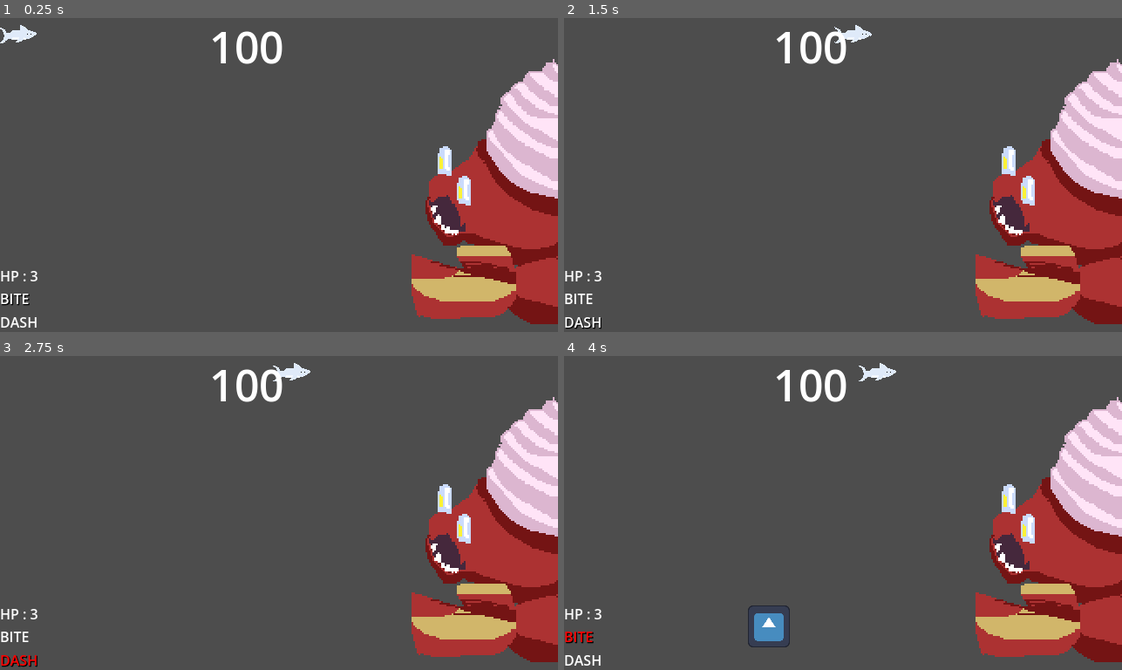
Above: before the commit, frames 1-4 (two rows, left to right).
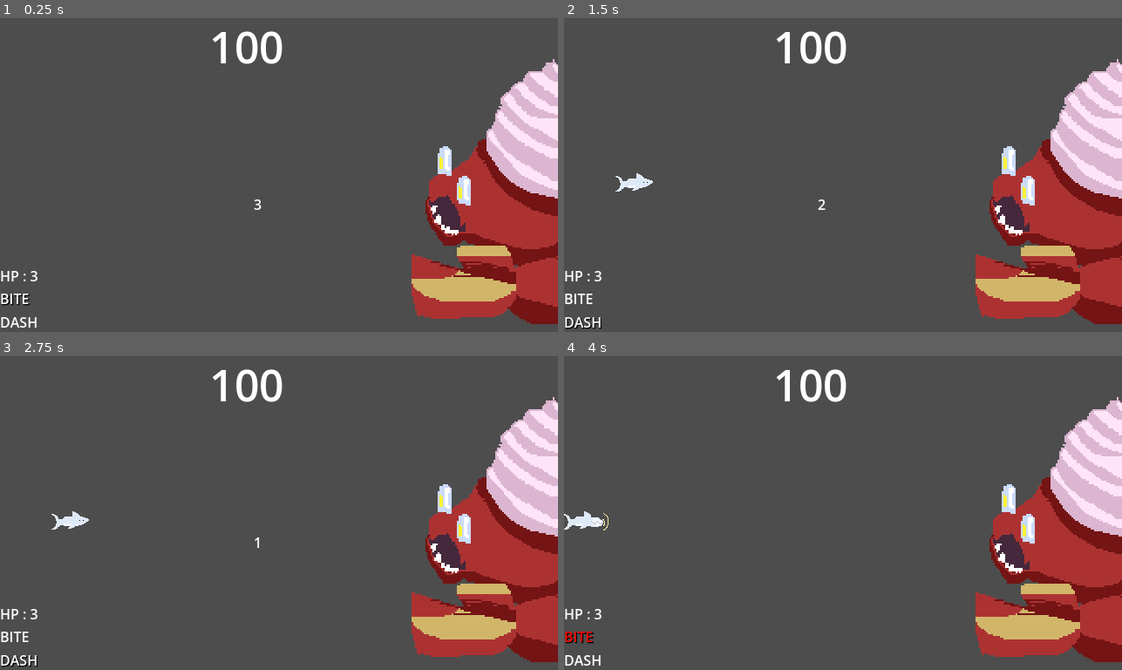
Above: after the commit, the same moments.

Repository: bugger1248/Fin_the_shark
Game: Godot game, scene res://Scenes/game.tscn
The game is run twice, just before and just after one commit, with the same random seed, the same clock (stepped at 60 frames per second) and the same inputs. The engine's default icon, where the game draws it, is replaced by a stand-in: a white triangle on a blue panel in a dark square.
Inputs:
- Up to frame 1 (0.25 s): no input
- Up to frame 2 (1.5 s): hold Right (move_right) 0.53-1.28 s; tap Space (choose_action) at 0.6, 1.35 s; hold S (action_down) from 1.28 s (still down)
- Up to frame 3 (2.75 s): release S (action_down) at 2.03 s; hold Right (move_right) from 2.03 s (still down); tap Space (choose_action) at 2.1 s
- Up to frame 4 (4 s): release Right (move_right) at 2.78 s; hold W (action_up) 2.78-3.53 s; tap Space (choose_action) at 2.85, 3.6 s; hold Left (move_left) from 3.53 s (still down)

The runs differ from the first frame. In frame 1, 0.2% of the frame differs, in the area x 0-47%, y 2-62%; in frame 2, 0.4%; in frame 3, 0.5%; in frame 4, 1.0%, in the area x 0-60%, y 2-93%.

Commit message:
bug fixes and standby phase

Diff:
--- a/fin-the-shark/Scenes/fin.tscn
+++ b/fin-the-shark/Scenes/fin.tscn
@@ -13,92 +13,96 @@
 tracks/0/type = "value"
 tracks/0/imported = false
 tracks/0/enabled = true
-tracks/0/path = NodePath(".:rotation")
+tracks/0/path = NodePath(".:modulate")
 tracks/0/interp = 1
 tracks/0/loop_wrap = true
 tracks/0/keys = {
 "times": PackedFloat32Array(0),
 "transitions": PackedFloat32Array(1),
 "update": 0,
-"values": [0.0]
+"values": [Color(1, 1, 1, 1)]
 }
 tracks/1/type = "value"
 tracks/1/imported = false
 tracks/1/enabled = true
-tracks/1/path = NodePath("HitBox:monitorable")
+tracks/1/path = NodePath("Sprite:frame")
 tracks/1/interp = 1
 tracks/1/loop_wrap = true
 tracks/1/keys = {
 "times": PackedFloat32Array(0),
 "transitions": PackedFloat32Array(1),
 "update": 1,
-"values": [false]
+"values": [0]
 }
 tracks/2/type = "value"
 tracks/2/imported = false
 tracks/2/enabled = true
-tracks/2/path = NodePath("HitBox/CollisionShape2D:position")
+tracks/2/path = NodePath(".:position")
 tracks/2/interp = 1
 tracks/2/loop_wrap = true
 tracks/2/keys = {
 "times": PackedFloat32Array(0),
 "transitions": PackedFloat32Array(1),
 "update": 0,
-"values": [Vector2(-14, -1)]
-}
-tracks/3/type = "value"
-tracks/3/imported = false
-tracks/3/enabled = true
-tracks/3/path = NodePath(".:modulate")
-tracks/3/interp = 1
-tracks/3/loop_wrap = true
-tracks/3/keys = {
-"times": PackedFloat32Array(0),
-"transitions": PackedFloat32Array(1),
-"update": 0,
-"values": [Color(1, 1, 1, 1)]
+"values": [Vector2(0, 0)]
 }
 
 [sub_resource type="Animation" id="Animation_igkyy"]
 resource_name = "bite"
+length = 0.5
 tracks/0/type = "value"
 tracks/0/imported = false
 tracks/0/enabled = true
-tracks/0/path = NodePath(".:rotation")
+tracks/0/path = NodePath("Sprite:frame")
 tracks/0/interp = 1
 tracks/0/loop_wrap = true
 tracks/0/keys = {
-"times": PackedFloat32Array(0, 0.28, 0.59, 0.87),
-"transitions": PackedFloat32Array(1, 1, 1, 1),
-"update": 0,
-"values": [0.0, -0.352556, 0.356047, 0.0]
+"times": PackedFloat32Array(0, 0.2, 0.49),
+"transitions": PackedFloat32Array(1, 1, 1),
+"update": 1,
+"values": [1, 2, 3]
 }
-tracks/1/type = "value"
+tracks/1/type = "method"
 tracks/1/imported = false
 tracks/1/enabled = true
-tracks/1/path = NodePath("HitBox:monitorable")
+tracks/1/path = NodePath(".")
 tracks/1/interp = 1
 tracks/1/loop_wrap = true
 tracks/1/keys = {
-"times": PackedFloat32Array(0, 0.89),
+"times": PackedFloat32Array(0.2, 0.49),
 "transitions": PackedFloat32Array(1, 1),
-"update": 1,
-"values": [true, false]
+"values": [{
+"args": [],
+"method": &"execute_bite"
+}, {
+"args": [],
+"method": &"finish_bite"
+}]
 }
-tracks/2/type = "value"
-tracks/2/imported = false
-tracks/2/enabled = true
-tracks/2/path = NodePath("HitBox/CollisionShape2D:position")
-tracks/2/interp = 1
-tracks/2/loop_wrap = true
-tracks/2/keys = {
-"times": PackedFloat32Array(0, 0.1),
+
+[sub_resource type="Animation" id="Animation_iqerj"]
+resource_name = "standby"
+tracks/0/type = "value"
+tracks/0/imported = false
+tracks/0/enabled = true
+tracks/0/path = NodePath(".:position")
+tracks/0/interp = 2
+tracks/0/loop_wrap = true
+tracks/0/keys = {
+"times": PackedFloat32Array(0, 1),
 "transitions": PackedFloat32Array(1, 1),
 "update": 0,
-"values": [Vector2(-14, -1), Vector2(20, -1)]
+"values": [Vector2(-45, 190), Vector2(80, 190)]
 }
 
-[sub_resource type="Animation" id="Animation_kykcv"]
+[sub_resource type="AnimationLibrary" id="AnimationLibrary_kykcv"]
+_data = {
+&"RESET": SubResource("Animation_3jrsg"),
+&"bite": SubResource("Animation_igkyy"),
+&"standby": SubResource("Animation_iqerj")
+}
+
+[sub_resource type="Animation" id="Animation_dqx5i"]
 resource_name = "hit"
 tracks/0/type = "value"
 tracks/0/imported = false
@@ -113,11 +117,9 @@
 "values": [Color(1, 1, 1, 1), Color(1, 0, 0, 1), Color(1, 1, 1, 1)]
 }
 
-[sub_resource type="AnimationLibrary" id="AnimationLibrary_kykcv"]
+[sub_resource type="AnimationLibrary" id="AnimationLibrary_iqerj"]
 _data = {
-&"RESET": SubResource("Animation_3jrsg"),
-&"bite": SubResource("Animation_igkyy"),
-&"hit": SubResource("Animation_kykcv")
+&"hit": SubResource("Animation_dqx5i")
 }
 
 [sub_resource type="RectangleShape2D" id="RectangleShape2D_igkyy"]
@@ -135,6 +137,7 @@
 
 [node name="Sprite" type="Sprite2D" parent="."]
 texture = ExtResource("2_kp3xx")
+hframes = 4
 
 [node name="CollisionShape2D" type="CollisionShape2D" parent="."]
 shape = SubResource("RectangleShape2D_3jrsg")
@@ -144,13 +147,19 @@
 &"": SubResource("AnimationLibrary_kykcv")
 }
 
+[node name="DamagePlayer" type="AnimationPlayer" parent="."]
+libraries = {
+&"": SubResource("AnimationLibrary_iqerj")
+}
+
 [node name="HitBox" parent="." instance=ExtResource("3_igkyy")]
+position = Vector2(40, 0)
 collision_mask = 8
-monitorable = false
 
 [node name="CollisionShape2D" type="CollisionShape2D" parent="HitBox"]
 position = Vector2(-14, -1)
 shape = SubResource("RectangleShape2D_igkyy")
+disabled = true
 debug_color = Color(0.96, 0, 0, 0.419608)
 
 [node name="HurtBox" parent="." instance=ExtResource("4_3jrsg")]
--- a/fin-the-shark/Scenes/game.tscn
+++ b/fin-the-shark/Scenes/game.tscn
@@ -1,6 +1,5 @@
-[gd_scene load_steps=6 format=3 uid="uid://c66ara07ywcql"]
+[gd_scene load_steps=5 format=3 uid="uid://c66ara07ywcql"]
 
-[ext_resource type="PackedScene" uid="uid://dt1yjfqmit6yd" path="res://Scenes/fin.tscn" id="1_e2o6t"]
 [ext_resource type="Script" uid="uid://dku3q3tqxkgjt" path="res://Scripts/game.gd" id="1_feb5d"]
 [ext_resource type="PackedScene" uid="uid://ndf6qgls4d25" path="res://Scenes/action_menu.tscn" id="2_feb5d"]
 [ext_resource type="PackedScene" uid="uid://ceqjomb7xi0i5" path="res://Scenes/health_container.tscn" id="4_7jktm"]
@@ -8,8 +7,6 @@
 
 [node name="Game" type="Node2D"]
 script = ExtResource("1_feb5d")
-
-[node name="Fin" parent="." instance=ExtResource("1_e2o6t")]
 
 [node name="CanvasLayer" type="CanvasLayer" parent="."]
 
@@ -51,3 +48,24 @@
 offset_bottom = 67.0
 theme_override_font_sizes/font_size = 50
 text = "100"
+
+[node name="Label2" type="Label" parent="."]
+anchors_preset = 8
+anchor_left = 0.5
+anchor_top = 0.5
+anchor_right = 0.5
+anchor_bottom = 0.5
+offset_left = 136.0
+offset_top = 104.0
+offset_right = 457.0
+offset_bottom = 323.0
+grow_horizontal = 2
+grow_vertical = 2
+size_flags_horizontal = 4
+text = "3"
+horizontal_alignment = 1
+vertical_alignment = 1
+
+[node name="Timer" type="Timer" parent="."]
+
+[connection signal="timeout" from="Timer" to="." method="change_label_text"]
--- a/fin-the-shark/Scenes/krabby.tscn
+++ b/fin-the-shark/Scenes/krabby.tscn
@@ -67,7 +67,6 @@
 }
 
 [node name="HurtBox" parent="." instance=ExtResource("3_hne63")]
-visible = false
 collision_layer = 8
 
 [node name="CollisionShape2D" type="CollisionShape2D" parent="HurtBox"]
--- a/fin-the-shark/Scripts/action_menu.gd
+++ b/fin-the-shark/Scripts/action_menu.gd
@@ -11,23 +11,7 @@
 @onready var fin_actions_container : VBoxContainer = $HBoxContainer/FinActionsContainer
 
 func _ready() -> void:
-
-
-	actions_array = [
-		preload("res://bite.tres"),
-		preload("res://dash.tres")
-	]
-
-	for action in actions_array:
-		var timer = Timer.new()
-		add_child(timer)
-		timer.wait_time = action.cooldown
-		timer.one_shot = true
-		timers_array.append(timer)
-		action.timer = timer
-
-
-	display_chosen_action()
+	set_process(false)
 
 func _process(delta: float) -> void:
 
@@ -75,8 +59,6 @@
 	display_chosen_action()
 
 func choose_action():
-
-
 	var chosen_action: String = actions_array[current_action].name
 
 	if !actions_array[current_action].timer.is_stopped():
@@ -85,3 +67,17 @@
 
 
 	queue_action.emit(chosen_action)
+
+
+func initialize_info(info:Dictionary):
+	actions_array.append_array(info["actions"])
+
+	for action in actions_array:
+		action.initialize_action()
+		var timer = action.timer
+		add_child(timer)
+		timers_array.append(timer)
+
+	set_process(true)
+
+	display_chosen_action()
--- a/fin-the-shark/Scripts/actions.gd
+++ b/fin-the-shark/Scripts/actions.gd
@@ -9,3 +9,8 @@
 func start_cooldown():
 	if timer:
 		timer.start()
+
+func initialize_action():
+	timer = Timer.new()
+	timer.one_shot = true
+	timer.wait_time = cooldown
--- a/fin-the-shark/Scripts/fin.gd
+++ b/fin-the-shark/Scripts/fin.gd
@@ -6,12 +6,14 @@
 @export var dash_velocity :int = 200
 
 enum CONTROL_STATE {CAN_MOVE, CANNOT_MOVE}
-enum ACTIONS {NONE, DASH}
+enum ACTIONS {NONE, DASH, BITE}
+enum STATES {STANDBY, READY, DEAD}
 
 var actions_array :Array[Actions]
 
 var current_action : ACTIONS = ACTIONS.NONE
 var current_control_state : CONTROL_STATE = CONTROL_STATE.CAN_MOVE
+var current_state : STATES = STATES.STANDBY
 
 var direction_x : int = 0
 var direction_y : int = 0
@@ -33,6 +35,12 @@
 var playable_area : Rect2i = Rect2i(20,20,600,320)
 
 func _ready() -> void:
+	hurt_box.area_entered.connect(_on_hurt_box_entered)
+	animation_player.play("standby")
+	set_process(false)
+
+
+func initialize() -> void:
 	actions_array = [
 		preload("res://bite.tres"),
 		preload("res://dash.tres")
@@ -43,10 +51,21 @@
 	invincibility_timer.timeout.connect(_on_invincibility_timeout)
 	add_child(invincibility_timer)
 
-	hurt_box.area_entered.connect(_on_hurt_box_entered)
+
+func exit_standby():
+	current_state = STATES.READY
+	set_process(true)
+
+
+func send_info() -> Dictionary:
+	var info_dict : Dictionary = {
+		"actions" = actions_array,
+		"health" = health
+	}
+
+	return info_dict
 
 func _process(delta: float) -> void:
-
 
 	direction_x = 0
 	direction_y = 0
@@ -106,30 +125,42 @@
 
 		original_pos = position
 
-		hit_box.monitorable = true
+		hit_box.enable_collision()
 
 	if position.x >= dash_final_pos :
 		velocity = Vector2(dash_velocity * -1, 0)
-		hit_box.monitorable = false
-
-	if position.x < original_pos.x :
+		hit_box.disable_collision()
+
+	if position.x < original_pos.x  :
 		hurt_box.monitoring = true
 		actions_array[1].start_cooldown()
 		velocity = Vector2.ZERO
 		current_action = ACTIONS.NONE
 		current_control_state = CONTROL_STATE.CAN_MOVE
 
-
 func execute_bite() -> void:
-	animation_player.play("bite")
-	actions_array[0].start_cooldown()
+
+	if current_action == ACTIONS.NONE:
+		animation_player.play("bite")
+		current_action = ACTIONS.BITE
+		actions_array[0].start_cooldown()
+		return
+
+	if current_action == ACTIONS.BITE:
+
+		hit_box.damage = 40
+		hit_box.enable_collision()
+
+func finish_bite() -> void:
+	current_action = ACTIONS.NONE
+	hit_box.disable_collision()
 
 func _on_hurt_box_entered(_area : Area2D) -> void:
 	apply_damage()
 
-
-
 func _on_action_chosen(action: String) -> void:
+	if current_state != STATES.READY:
+		return
 
 	if current_action != ACTIONS.NONE:
 		return
@@ -162,6 +193,10 @@
 	apply_friction()
 
 func bound_position():
+
+	if current_control_state == CONTROL_STATE.CANNOT_MOVE:
+		return
+
 	if position.x < playable_area.position.x:
 		velocity.x = 0
 		position.x = playable_area.position.x
@@ -177,21 +212,28 @@
 	if position.y < playable_area.position.y:
 		velocity.y = 0
 		position.y = playable_area.position.y
+
+func is_out_of_bound() -> bool:
+	return not playable_area.has_point(position)
+
 
 func _on_invincibility_timeout():
 	is_invincible = false
 	if hurt_box.has_overlapping_areas():
 		apply_damage()
 
-
 func apply_damage():
+	if current_state == STATES.DEAD:
+		return
+
 	if ! is_invincible:
 		health -= 1
-		animation_player.play("hit")
+		$DamagePlayer.play("hit")
 		health_changed.emit(health)
 
 	invincibility_timer.start()
 	is_invincible = true
 
 	if health <= 0:
+		current_state = STATES.DEAD
 		set_process(false)
--- a/fin-the-shark/Scripts/game.gd
+++ b/fin-the-shark/Scripts/game.gd
@@ -1,15 +1,35 @@
 extends Node2D
 
+var time : int = 3
+var fin = preload("res://Scenes/fin.tscn").instantiate()
 
 func _ready() -> void:
+
 	var actions_menu = $CanvasLayer/ActionMenu
-	var fin = $Fin
+	fin.initialize()
+	add_child(fin)
 	$Krabby.health_label = $Label
 
 	actions_menu.connect("queue_action",fin._on_action_chosen)
 	$Krabby.connect("boss_died",_on_boss_died)
 
 	$Fin.health_changed.connect($CanvasLayer/HealthContainer._on_health_changed)
+	actions_menu.initialize_info(fin.send_info())
+
+	$Timer.start()
+
+func change_label_text() -> void:
+	time -= 1
+	if time == 0:
+		$Label2.queue_free()
+		exit_standby()
+		$Timer.stop()
+		return
+	$Label2.text = str(time)
+
+func exit_standby():
+	$Krabby.exit_standby()
+	fin.exit_standby()
 
 func _on_boss_died():
 	$CanvasLayer/Panel.visible = true
--- a/fin-the-shark/Scripts/hit_box.gd
+++ b/fin-the-shark/Scripts/hit_box.gd
@@ -2,3 +2,13 @@
 class_name HitBox
 
 var damage : int
+
+func disable_collision() :
+	monitorable = false
+	for shape in get_children():
+		shape.set_deferred("disabled", true)
+
+func enable_collision() :
+	monitorable = true
+	for shape in get_children():
+		shape.set_deferred("disabled", false)
--- a/fin-the-shark/Scripts/krabby.gd
+++ b/fin-the-shark/Scripts/krabby.gd
@@ -7,8 +7,8 @@
 var attack_interval : float = 3.0
 var attack_timer : Timer = Timer.new()
 
-enum STATES {IDLE, ATTACK}
-var state : STATES = STATES.IDLE
+enum STATES {IDLE, ATTACK, STANDBY}
+var state : STATES = STATES.STANDBY
 
 var attack_array
 
@@ -25,8 +25,10 @@
 	attack_timer.wait_time = attack_interval
 	attack_timer.timeout.connect(_on_attack_timerout)
 	add_child(attack_timer)
+
+func exit_standby() -> void:
 	attack_timer.start()
-
+	state = STATES.IDLE
 
 func _on_area_entered(area:Area2D):
 
Binary file changed: fin-the-shark/Assets/Fin.png
Not shown: 1 places in fin-the-shark/Scenes/fin.tscn that only renumber resources
Not shown, changed: fin-the-shark/next_time.txt
